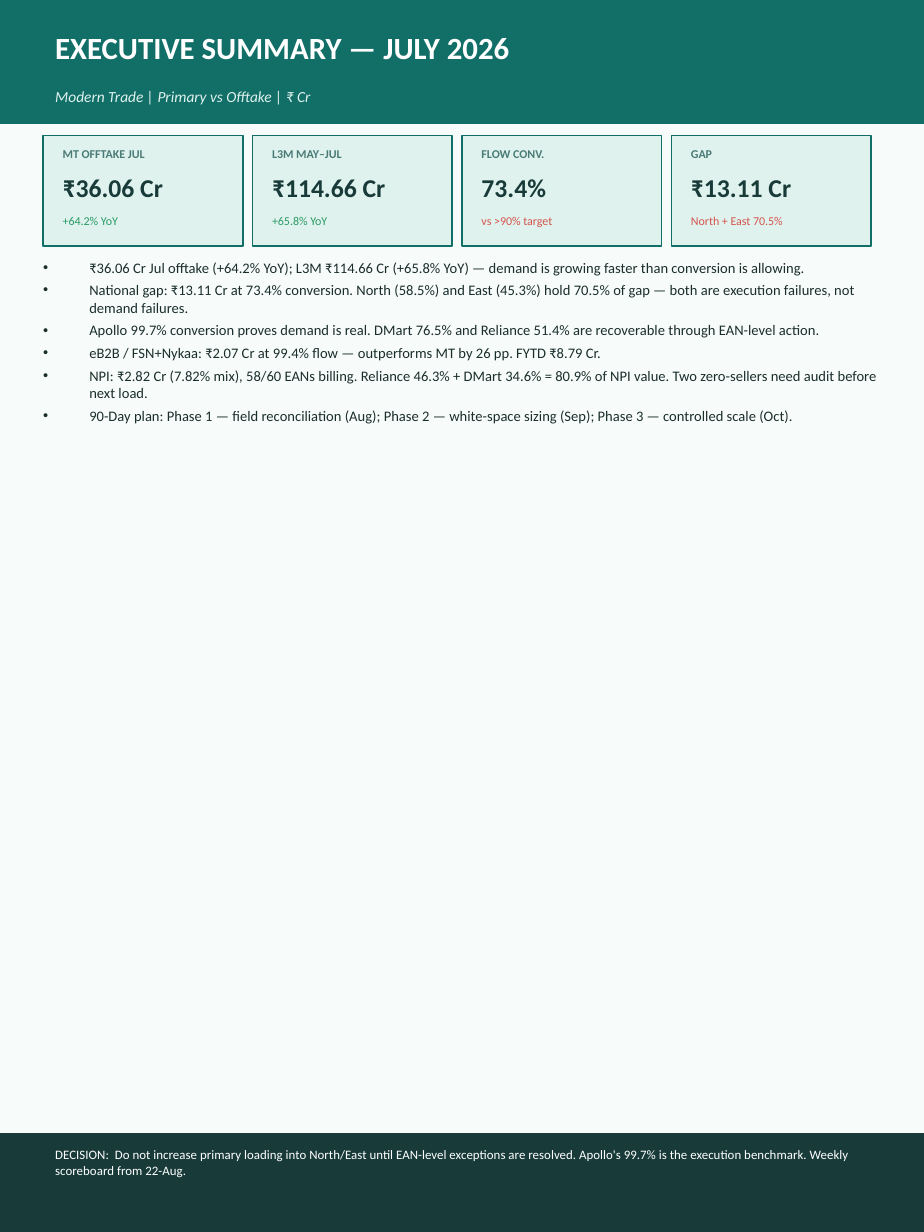
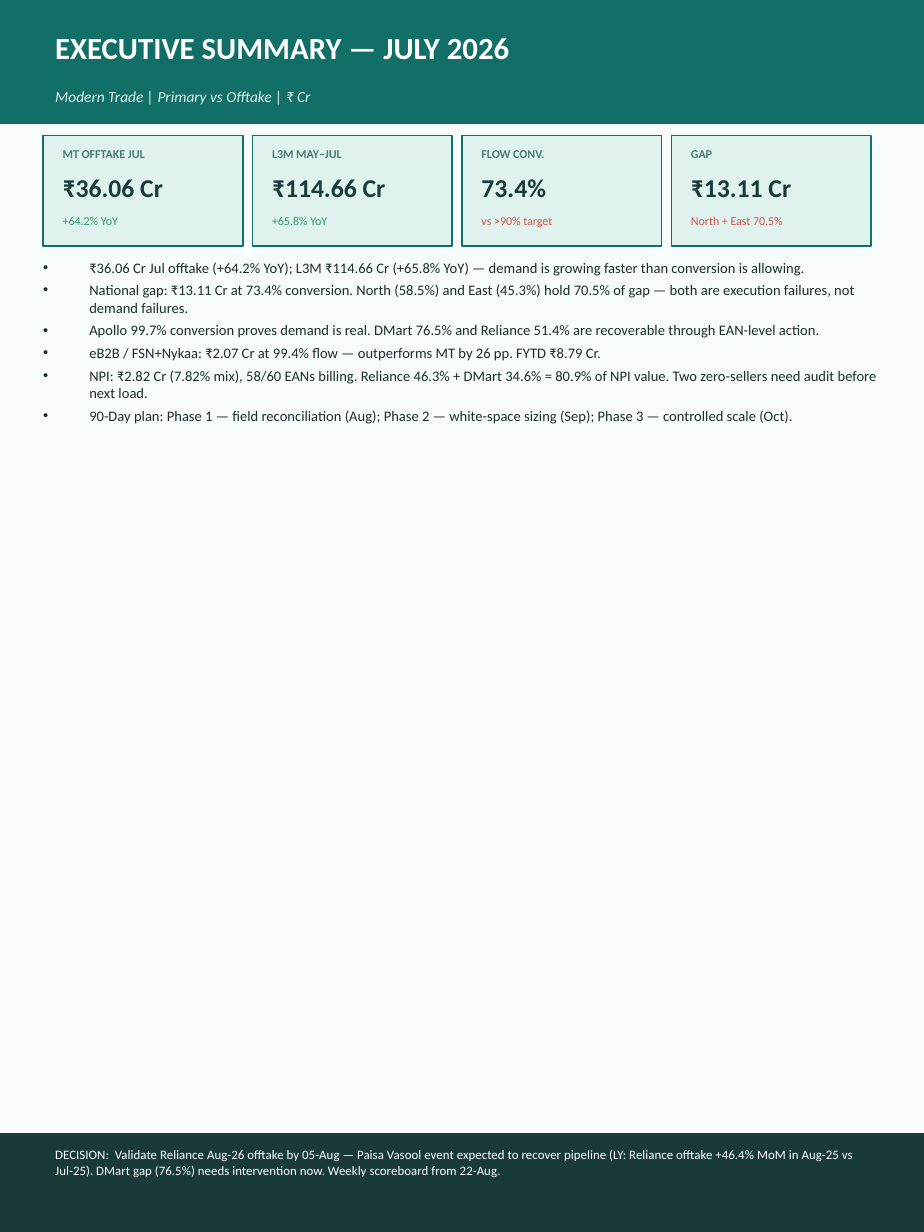
Before and after one commit to aswalsheshant-cell/mt-dashboard, a slide deck: slide 2 of MT_Jul26_Honasa_Portrait.pptx. Drawn at 924x1232 pixels with LibreOffice and Linux fonts; fonts in the diff are those of the drawing. Boxes give left, top, right and bottom in pixels: in the first picture for what was removed or moved away, otherwise in the second. Text is boxed around its words. In the diff, an @@ line names an element or a change of style, - is before the commit and + after.

```diff
--- a/MT_Jul26_Honasa_Portrait.pptx
+++ b/MT_Jul26_Honasa_Portrait.pptx
@@ text at (55, 1150, 853, 1177): text changed @@
-DECISION: Do not increase primary loading into North/East until EAN-level exceptions are resolved. Apollo's 99.7% is the execution benchmark. Weekly scoreboard from 22-Aug.
+DECISION: Validate Reliance Aug-26 offtake by 05-Aug — Paisa Vasool event expected to recover pipeline (LY: Reliance offtake +46.4% MoM in Aug-25 vs Jul-25). DMart gap (76.5%) needs intervention now. Weekly scoreboard from 22-Aug.
```
Also in this commit, not shown: 2 other slides changed, 2 other files.
